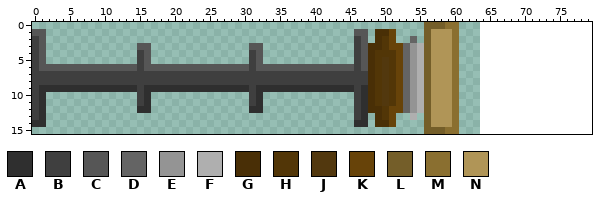
A pixel-art file gets an edit: workdir/asperate projects/Slider.aseprite. This is how it looked before the edit.
64x16 pixels, 1 frame. The old version is drawn lined up with the new one, on the new canvas.
Palette (. is transparent): A #2f2f2f  B #3f3f3f  C #565656  D #646464  E #949494  F #afafaf  G #492f06  H #523607  J #52380e  K #674309  L #745e29  M #8a6f30  N #b09557
Pixels before, first column x 0:
 0 ........................................................LLLMM
 1 CC............................................CC.GGK....LNNNM
 2 BC............................................BC.GHK..D.LNNNM
 3 BC.............CC..............CC.............BCGGHKKDEFLNNNM
 4 BC.............BC..............BC.............BCGHHHKDEFLNNNM
 5 BC.............BC..............BC.............BCGHJHKDEFLNNNM
 6 BCCCCCCCCCCCCCCBCCCCCCCCCCCCCCCBCCCCCCCCCCCCCCBCGHJHKDEFLNNNM
 7 BBBBBBBBBBBBBBBBBBBBBBBBBBBBBBBBBBBBBBBBBBBBBBBBGHJHKDEFLNNNM
 8 BBBBBBBBBBBBBBBBBBBBBBBBBBBBBBBBBBBBBBBBBBBBBBBBGHJHKDEFLNNNM
 9 BAAAAAAAAAAAAAABAAAAAAAAAAAAAAABAAAAAAAAAAAAAABAGHJHKDEFLNNNM
10 BA.............BA..............BA.............BAGHJHKDEFLNNNM
11 BA.............BA..............BA.............BAGHJHKDEFLNNNM
12 BA.............AA..............AA.............BAGGHKKDEFLNNNM
13 BA............................................BA.GHK..F.LNNNM
14 AA............................................AA.GGK....LNNNM
15 ........................................................LLLMM
The result:
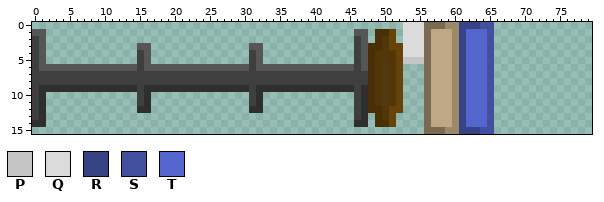
Colours new in this view: P #c5c5c5  Q #dbdbdb  R #384386  S #4350a0  T #5466ce
Edits made:
canvas 64x16 -> 80x16
Colour L changes from #745e29 to #7a6a53.
Colour M changes from #8a6f30 to #9d8869.
Colour N changes from #b09557 to #bfa885.
The edit turns colour D into colour P in row 5 at x 53.
The edit turns colour E into colour P in row 5 at x 54.
The edit turns colour F into colour P in row 5 at x 55.
There is now colour Q in rows 0 to 1 at x 53 to 55; in row 2 at x 53 and 55.
The edit turns colour D into colour Q in row 2 at x 54; in rows 3 to 4 at x 53.
The edit turns colour E into colour Q in rows 3 to 4 at x 54.
The edit turns colour F into colour Q in rows 3 to 4 at x 55.
There is now colour R in row 0 at x 61 to 63; in rows 1 to 14 at x 61; in row 15 at x 61 to 63.
There is now colour S in row 0 at x 64 to 65; in rows 1 to 14 at x 65; in row 15 at x 64 to 65.
There is now colour T in rows 1 to 14 at x 62 to 64.
The author cleared colour D in rows 6 to 12 at x 53.
The author cleared colour E in rows 6 to 12 at x 54.
The author cleared colour F in rows 6 to 12 at x 55; in row 13 at x 54.
Where, in picture pixels (left, top, right, bottom), the same in both pictures:
changed: (403, 22, 494, 134)
